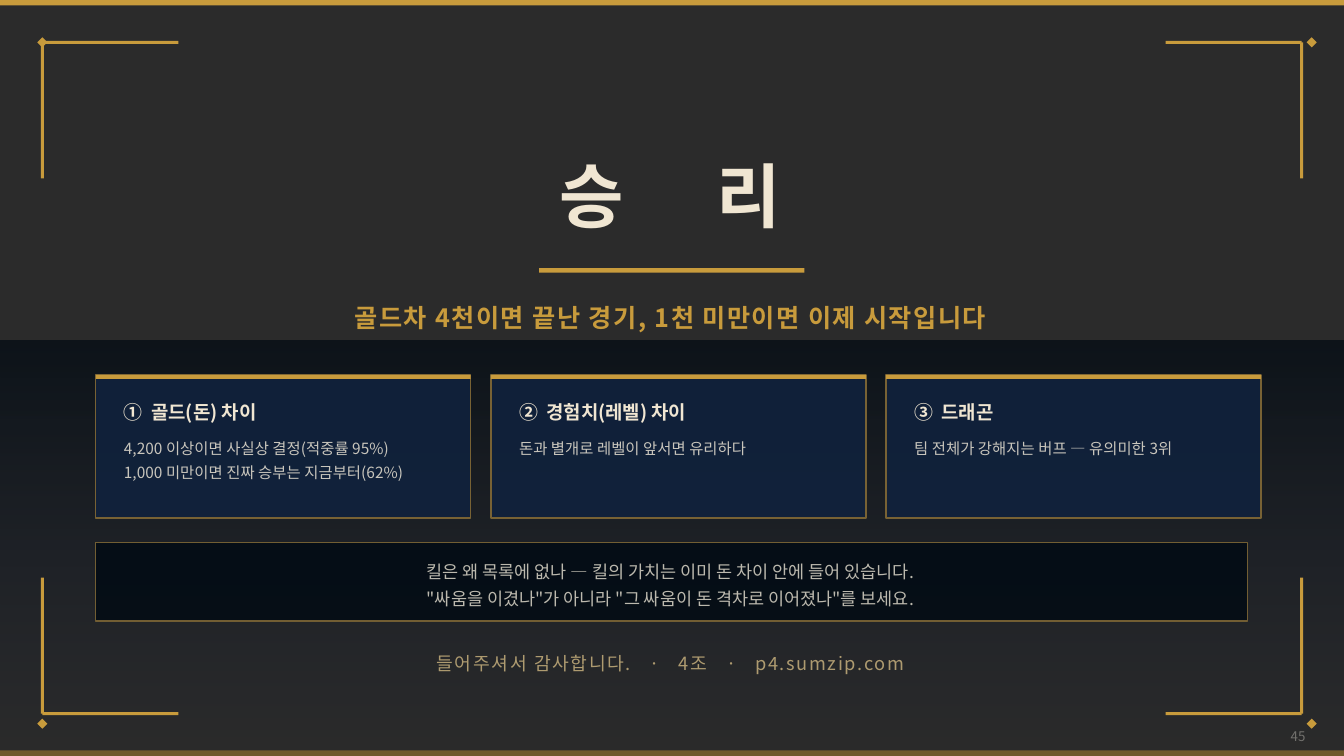
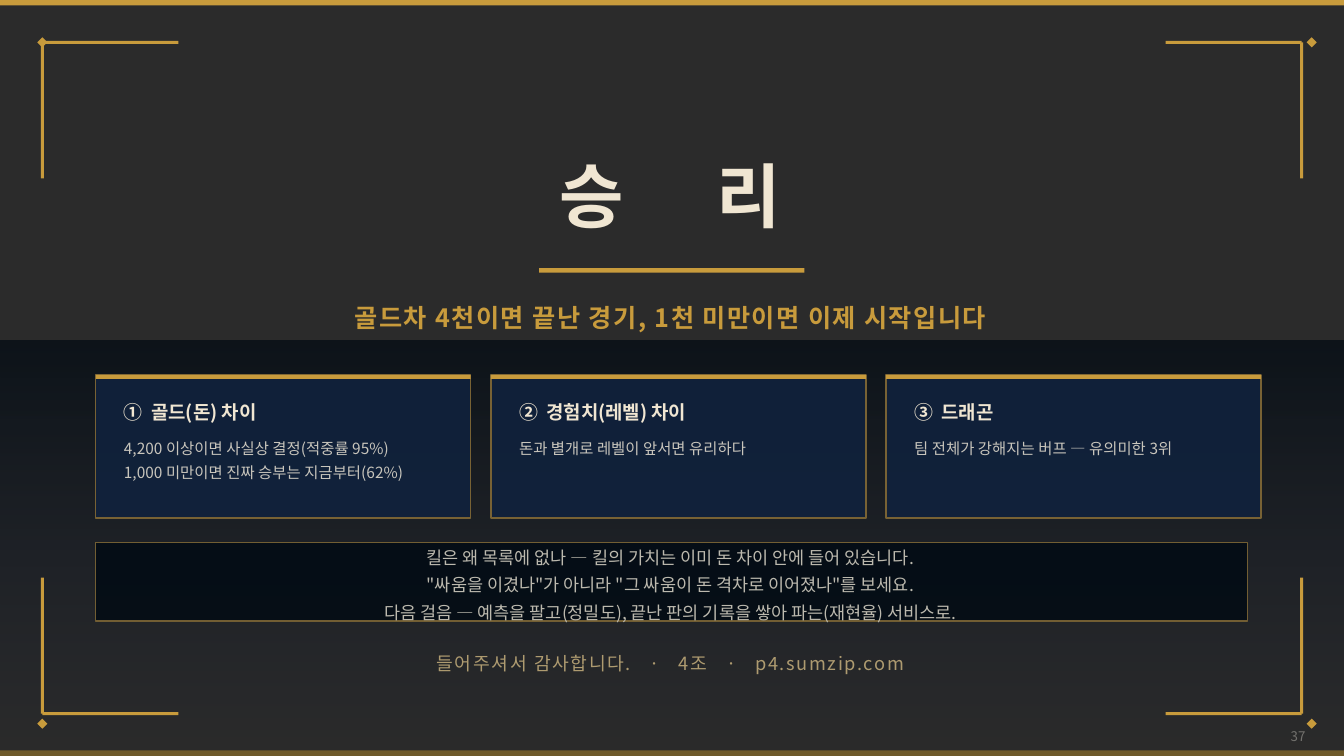
Before and after one commit to wpalswpa/project2608, a slide deck: slide 37 of 4조(십분컷)_미니2프로젝트_LoL 인게임 시점별 경기 데이터 기반 승패 예측 및 핵심 승리요인 분석_발표자료.pptx (slide 45 before the commit). Drawn at 1344x756 pixels with LibreOffice and Linux fonts; fonts in the diff are those of the drawing; background and template pictures are left out; a plain dark background stands for a picture behind light text. Boxes give left, top, right and bottom in pixels: in the first picture for what was removed or moved away, otherwise in the second. Text is boxed around its words. In the diff, an @@ line names an element or a change of style, - is before the commit and + after.

```diff
--- a/4조(십분컷)_미니2프로젝트_LoL 인게임 시점별 경기 데이터 기반 승패 예측 및 핵심 승리요인 분석_발표자료.pptx
+++ b/4조(십분컷)_미니2프로젝트_LoL 인게임 시점별 경기 데이터 기반 승패 예측 및 핵심 승리요인 분석_발표자료.pptx
@@ text at [384,604,956,623]: paragraph added @@
+다음 걸음 — 예측을 팔고(정밀도), 끝난 판의 기록을 쌓아 파는(재현율) 서비스로.
@@ page number at [1291,731,1306,741]: text changed @@
-45
+37
```
Also in this commit, not shown: 11 other slides changed, 8 slides removed, 1 other file.
